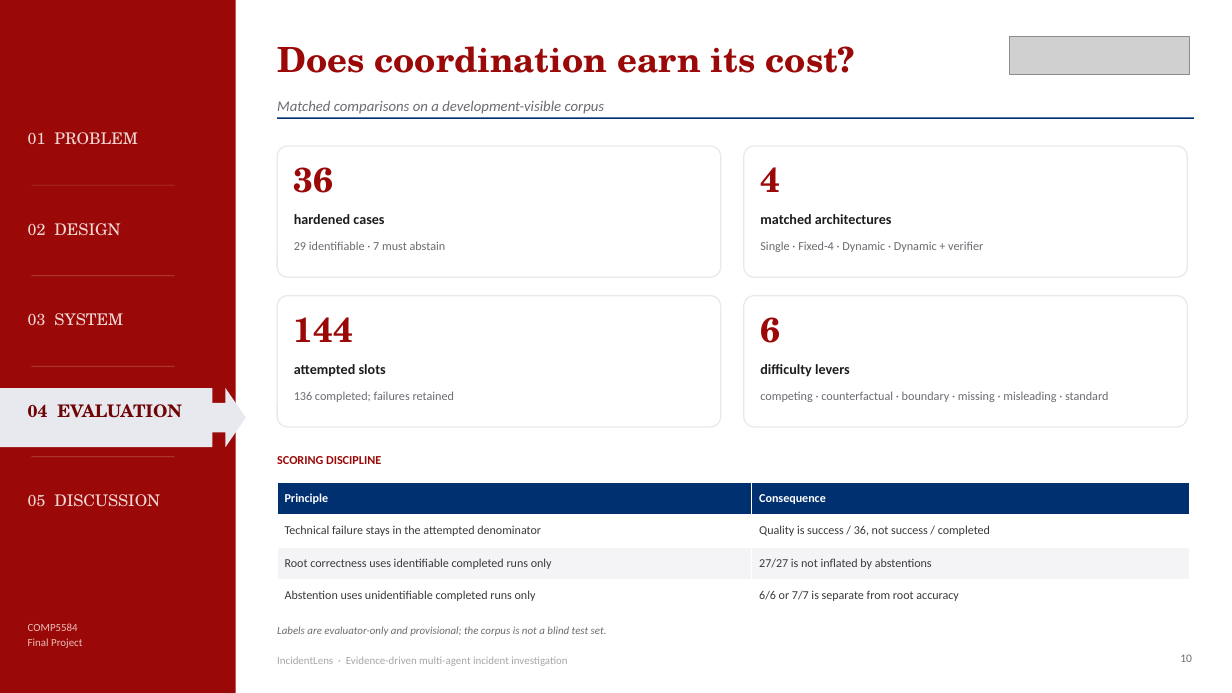
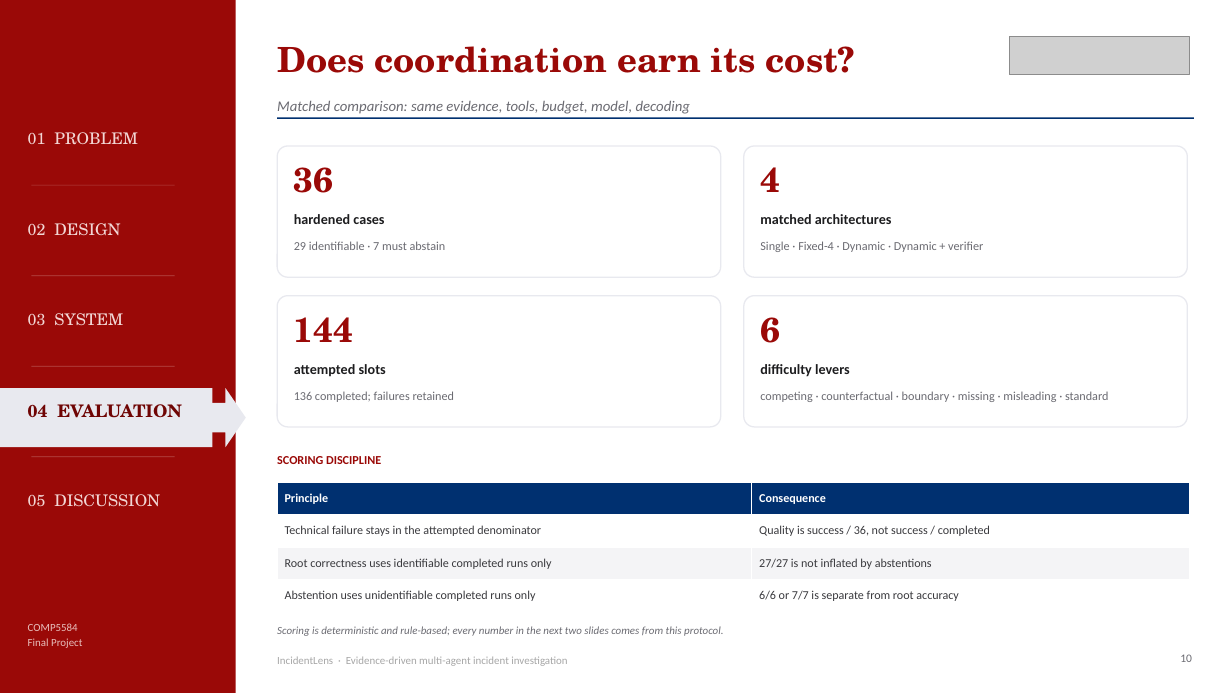
Before and after one commit to celvelzel/IncidentLens, a slide deck: slide 10 of presentation/IncidentLens_Deck.pptx. Drawn at 1232x693 pixels with LibreOffice and Linux fonts; fonts in the diff are those of the drawing; grey boxes stand for pictures. Boxes give left, top, right and bottom in pixels: in the first picture for what was removed or moved away, otherwise in the second. Text is boxed around its words. In the diff, an @@ line names an element or a change of style, - is before the commit and + after.

```diff
--- a/presentation/IncidentLens_Deck.pptx
+++ b/presentation/IncidentLens_Deck.pptx
@@ text at bbox=[277, 101, 690, 114]: text changed @@
-Matched comparisons on a development-visible corpus
+Matched comparison: same evidence, tools, budget, model, decoding
@@ text at bbox=[277, 626, 723, 636]: text changed @@
-Labels are evaluator-only and provisional; the corpus is not a blind test set.
+Scoring is deterministic and rule-based; every number in the next two slides comes from this protocol.
```
Also in this commit, not shown: 4 other slides changed, 29 other files.
